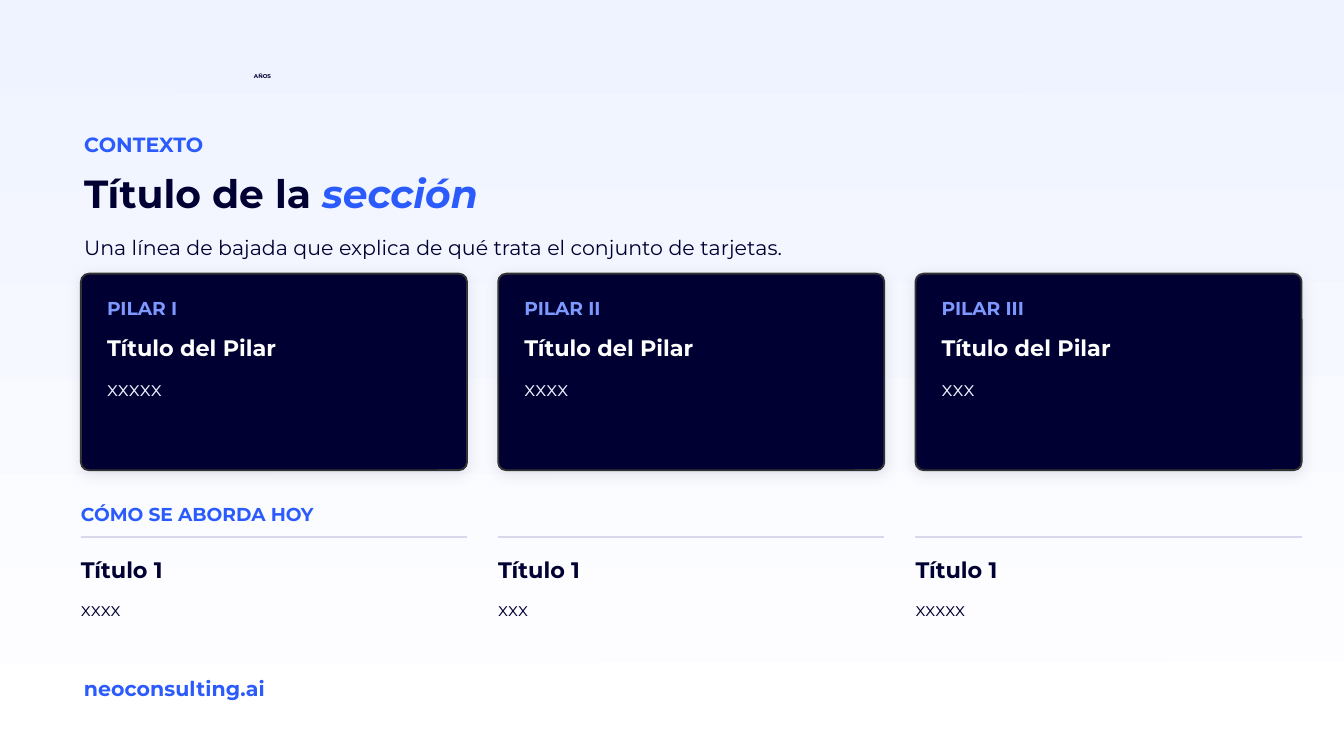
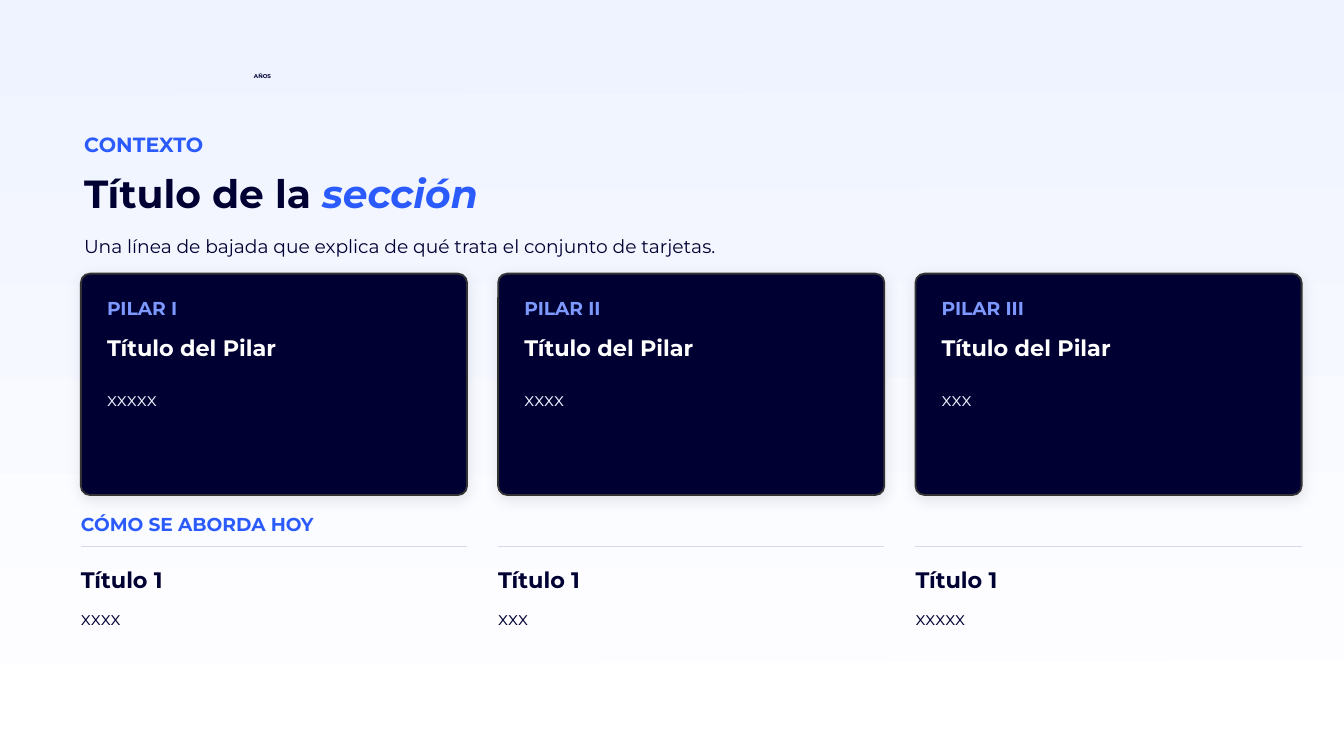
Before and after one commit to miguelchumacero/plantilla-base-deck, a slide deck: slide 9 of plantilla-base.pptx. Drawn at 1344x756 pixels with LibreOffice and Linux fonts; fonts in the diff are those of the drawing; background and template pictures are left out. Boxes give left, top, right and bottom in pixels: in the first picture for what was removed or moved away, otherwise in the second. Text is boxed around its words. In the diff, an @@ line names an element or a change of style, - is before the commit and + after.

```diff
--- a/plantilla-base.pptx
+++ b/plantilla-base.pptx
@@ rounded rectangle: place and size @@
-rounded rectangle at <box>81,274,466,470</box>
+rounded rectangle at <box>81,274,466,496</box>
@@ rounded rectangle: place and size @@
-rounded rectangle at <box>499,274,884,470</box>
+rounded rectangle at <box>499,274,884,496</box>
@@ rounded rectangle: place and size @@
-rounded rectangle at <box>915,274,1301,470</box>
+rounded rectangle at <box>915,274,1301,496</box>
@@ text "xxxxx": place and size @@
-text "xxxxx" at <box>107,385,162,396</box>
+text "xxxxx" at <box>107,396,157,406</box>
@@ text "xxxx": place and size @@
-text "xxxx" at <box>524,385,568,396</box>
+text "xxxx" at <box>524,396,564,406</box>
@@ size 11 to 10 pt in 4 elements at <box>84,239,715,257</box>, <box>107,396,157,406</box>, <box>524,396,564,406</box>, <box>942,396,972,406</box> @@
@@ text "xxx": place and size @@
-text "xxx" at <box>942,385,975,396</box>
+text "xxx" at <box>942,396,972,406</box>
@@ 7 texts, 3 lines: place and size @@
-7 texts, 3 lines at <box>81,504,1301,616</box>
+7 texts, 3 lines at <box>81,514,1301,625</box>
@@ text removed at <box>84,680,265,700</box> @@
-neoconsulting.ai
```
Also in this commit, not shown: 18 other slides changed.
